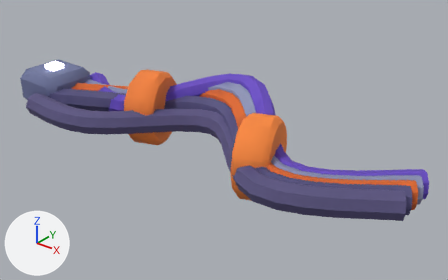
The glTF model shardlight/game/assets/models/architecture/hub_prop_cable_bundle.glb: old version first, new version second.
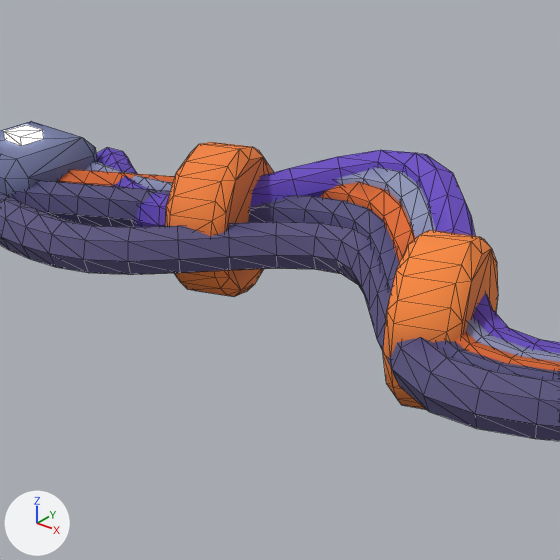
Each version appears first whole from a 50 mm lens placed at (2.81, -3.24, 2.2), pointed at (0.03, 0.25, 0.04), and next in a close-up on the part from 10% to 71% of the width and 0% to 98% of the height. The axes (+X, +Y, +Z) are drawn at lower left. The lights are the same throughout. The first two pictures are the older version. The close-ups show mesh edges as thin lines. Vertices at exactly the same position are counted once.

Objects in the first close-up: 'hub_prop_cable_bundle'.
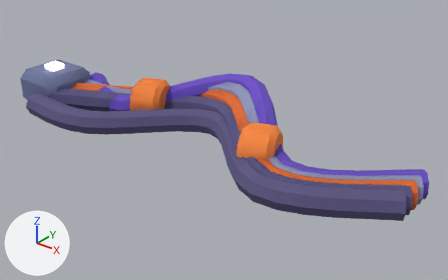
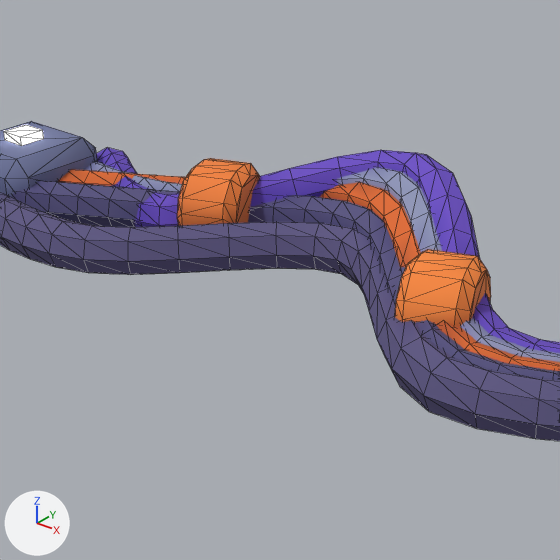
Pixel boxes (x1, y1, x2, y2) of what changed, in the close-ups (560 x 560 px; the box of a moved part takes in the faces that stretch with it):
```json
{"part": 1, "of": "me_hub_prop_cable_bundle", "change": "moved or reshaped", "before": [165, 142, 498, 410], "after": [177, 158, 491, 326]}
{"part": 2, "of": "me_hub_prop_cable_bundle", "change": "edited", "before": [58, 171, 492, 373], "after": [58, 171, 492, 373], "on screen": "looks the same"}
```

Scene script edits in JSON lines:
```json
{"block": "me_hub_prop_cable_bundle", "where": "# used by ob_hub_prop_cable_bundle; location = (0.0, 0.0, 0.0)"}
{"op": "remove", "block": "me_hub_prop_cable_bundle", "code": "me_hub_prop_cable_bundle.from_pydata(...)  # 1160 vertices, 2284 faces; spans x -2.0..1.66, y -0.49..0.8, z -0.17..0.47"}
{"op": "add", "block": "me_hub_prop_cable_bundle", "code": "me_hub_prop_cable_bundle.from_pydata(...)  # 1144 vertices, 2252 faces; spans x -2.0..1.66, y -0.49..0.8, z 0.0..0.43"}
{"block": "me_hub_prop_cable_bundle", "change": "me_hub_prop_cable_bundle part 1"}
{"block": "me_hub_prop_cable_bundle", "change": "105 vertices are removed from x -0.92..0.77, y -0.33..0.51, z -0.17..0.47"}
{"block": "me_hub_prop_cable_bundle", "change": "232 faces are deleted"}
{"block": "me_hub_prop_cable_bundle", "change": "23 vertices move from x -0.82..0.72, y -0.3..0.48, z -0.17..0.47 to x -0.85..0.72, y -0.21..0.37, z 0.01..0.39"}
{"block": "me_hub_prop_cable_bundle", "change": "57 vertices are added at x -0.88..0.7, y -0.17..0.37, z 0.01..0.39"}
{"block": "me_hub_prop_cable_bundle", "change": "19 new vertices lie (0.17, 0.06, 0.0) away from vertices in x -0.85..0.56, y -0.3..0.33, z -0.14..0.39"}
{"block": "me_hub_prop_cable_bundle", "change": "8 new vertices lie (0.02, -0.05, -0.06) away from vertices in x -0.87..0.7, y -0.12..0.35, z 0.12..0.34"}
{"block": "me_hub_prop_cable_bundle", "change": "5 new vertices lie (0.01, -0.02, 0.08) away from vertices in x -0.88..0.67, y 0.04..0.37, z -0.13..0.2"}
{"block": "me_hub_prop_cable_bundle", "change": "200 new faces join them, mat_vc"}
{"block": "me_hub_prop_cable_bundle", "change": "me_hub_prop_cable_bundle part 2: 165 kept faces spanning x -1.64..1.65, y -0.4..0.7, z 0.02..0.39 get new vertex colours"}
```
